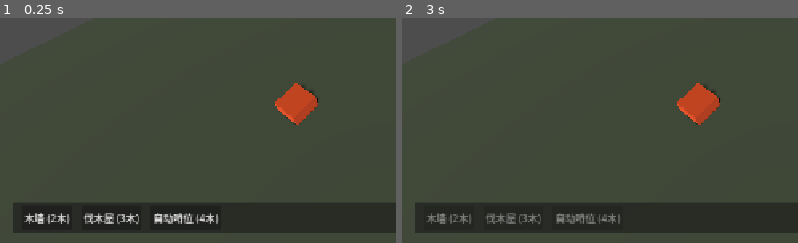
Above: before the commit, frames 1-2 (left to right).
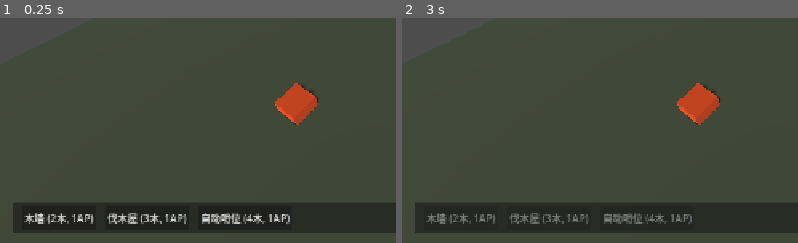
Above: after the commit, the same moments.

Repository: kcokz/dino-td
Game: Godot game, scene res://scenes/Main.tscn
Two runs of this game, one before a commit and one after it. Both use one fixed random seed, a clock stepped at 60 frames per second and the inputs below.
Inputs:
- Up to frame 1 (0.25 s): no input
- Up to frame 2 (3 s): click "木墙 (2木)" (after the commit: "木墙 (2木, 1AP)") at 0.5 s; click "伐木屋 (3木)" (after the commit: "伐木屋 (3木, 1AP)") at 1.25 s; click "自动哨位 (4木)" (after the commit: "自动哨位 (4木, 1AP)") at 2 s; click "结束行动" at 2.75 s
The pictures show only the part of the screen within x 0-50%, y 50-100%; the shares and areas given below are measured in that part.

The runs differ from the first frame. In frame 1, 1.6% of the frame differs, in the area x 16-74%, y 86-92%; in frame 2, 1.2%.

Commit message:
feat: continuous placement, AP cost labels with hints, and dino anti-overlap separation

Diff:
--- a/scenes/ui/HUD.tscn
+++ b/scenes/ui/HUD.tscn
@@ -23,6 +23,22 @@
 offset_right = -20.0
 offset_bottom = 55.0
 grow_horizontal = 2
+
+[node name="HintLabel" type="Label" parent="Root"]
+visible = false
+layout_mode = 1
+anchors_preset = 5
+anchor_left = 0.5
+anchor_right = 0.5
+offset_left = -300.0
+offset_top = 70.0
+offset_right = 300.0
+offset_bottom = 105.0
+grow_horizontal = 2
+theme_override_colors/font_color = Color(1, 0.85, 0.25, 1)
+theme_override_font_sizes/font_size = 18
+text = "提示信息"
+horizontal_alignment = 1
 
 [node name="MarginContainer" type="MarginContainer" parent="Root/TopBar"]
 layout_mode = 2
--- a/scripts/core/Main.gd
+++ b/scripts/core/Main.gd
@@ -159,6 +159,14 @@
 			hud.build_requested.connect(on_build_selected)
 		if not hud.restart_requested.is_connected(restart_game):
 			hud.restart_requested.connect(restart_game)
+	var eb = _get_event_bus()
+	if eb and eb.has_signal("phase_changed"):
+		if not eb.phase_changed.is_connected(_on_phase_changed):
+			eb.phase_changed.connect(_on_phase_changed)
+
+func _on_phase_changed(phase: int) -> void:
+	if phase != 0:
+		cancel_building_selection()
 
 # ==============================================================================
 # Entity Setup & Placement
@@ -240,17 +248,78 @@
 func on_build_selected(type_id: String) -> void:
 	current_build_type = type_id
 
+func cancel_building_selection() -> void:
+	current_build_type = ""
+	if hud and is_instance_valid(hud) and hud.has_method("deselect_build"):
+		hud.deselect_build()
+
+func _can_afford_building(type_id: String) -> bool:
+	if type_id.is_empty():
+		return false
+	var gs = _get_game_state()
+	var cfg = _get_config()
+	if gs == null or cfg == null:
+		return false
+	if not ("BUILDINGS" in cfg) or not cfg.BUILDINGS.has(type_id):
+		return false
+	var b_data: Dictionary = cfg.BUILDINGS[type_id]
+	var ap_cost: int = int(b_data.get("ap_cost", 1))
+	var cost: Dictionary = b_data.get("cost", {})
+	return gs.can_spend_ap(ap_cost) and gs.can_afford(cost)
+
 func _unhandled_input(event: InputEvent) -> void:
-	if current_build_type == "" or camera == null or grid_manager == null or build_system == null:
+	if camera == null or grid_manager == null or build_system == null:
+		return
+
+	# Right-click or ESC to cancel current building selection
+	if current_build_type != "":
+		if event is InputEventMouseButton and event.pressed and event.button_index == MOUSE_BUTTON_RIGHT:
+			cancel_building_selection()
+			get_viewport().set_input_as_handled()
+			return
+		if event is InputEventKey and event.pressed and event.keycode == KEY_ESCAPE:
+			cancel_building_selection()
+			get_viewport().set_input_as_handled()
+			return
+
+	if current_build_type == "":
 		return
 
 	if event is InputEventMouseButton and event.pressed and event.button_index == MOUSE_BUTTON_LEFT:
 		var hit_pos = _raycast_ground(event.position)
 		if hit_pos != null:
 			var cell = grid_manager.world_to_cell(hit_pos)
+			if grid_manager.has_method("is_cell_occupied") and grid_manager.is_cell_occupied(cell):
+				if hud and is_instance_valid(hud) and hud.has_method("show_hint"):
+					hud.show_hint("该地块已被占用！")
+				return
+
 			var placed = build_system.place_building(current_build_type, cell, buildings_container)
 			if placed != null:
-				current_build_type = ""
+				# Continuous Placement: keep mode if player can afford another one
+				if not _can_afford_building(current_build_type):
+					cancel_building_selection()
+					var gs = _get_game_state()
+					if gs and gs.current_ap <= 0:
+						if hud and is_instance_valid(hud) and hud.has_method("show_hint"):
+							hud.show_hint("行动点已耗尽 (0 AP)！请点击【结束行动】推进回合")
+			else:
+				# Placement rejected by BuildSystem: provide user guidance
+				var gs = _get_game_state()
+				var cfg = _get_config()
+				if gs and cfg and cfg.BUILDINGS.has(current_build_type):
+					var b_data: Dictionary = cfg.BUILDINGS[current_build_type]
+					var ap_cost: int = int(b_data.get("ap_cost", 1))
+					var cost: Dictionary = b_data.get("cost", {})
+					if not gs.can_spend_ap(ap_cost):
+						if hud and is_instance_valid(hud) and hud.has_method("show_hint"):
+							hud.show_hint("行动点不足 (%d AP)！请点击【结束行动】推进回合并恢复 AP" % gs.current_ap)
+					elif not gs.can_afford(cost):
+						if hud and is_instance_valid(hud) and hud.has_method("show_hint"):
+							hud.show_hint("资源不足，无法建造！")
+					elif "current_phase" in gs and int(gs.current_phase) != 0:
+						if hud and is_instance_valid(hud) and hud.has_method("show_hint"):
+							hud.show_hint("非规划阶段，无法建造！")
 
 func _raycast_ground(screen_pos: Vector2) -> Variant:
 	if camera == null or not is_inside_tree():
@@ -285,7 +354,7 @@
 
 ## Completely restores pristine starting game state without reloading scene.
 func restart_game() -> void:
-	current_build_type = ""
+	cancel_building_selection()
 
 	# 1. Reset GameState (AP, resources, multipliers, wave, phase, game_over flag)
 	var gs = _get_game_state()
--- a/scripts/entities/Dino.gd
+++ b/scripts/entities/Dino.gd
@@ -184,6 +184,8 @@
 		State.ATTACKING:
 			_process_attacking(delta)
 
+	_apply_dino_separation(delta)
+
 ## Advances along waypoints. Checks for obstacles and Core arrival.
 func advance_towards_waypoint(delta: float) -> void:
 	if is_dead or current_state == State.DEAD:
@@ -227,8 +229,9 @@
 		look_at(global_position + dir, Vector3.UP)
 
 	global_position += velocity * delta
-
-func _process_attacking(_delta: float) -> void:
+	_apply_dino_separation(delta)
+
+func _process_attacking(delta: float) -> void:
 	velocity = Vector3.ZERO
 
 	# Verify target validity
@@ -239,6 +242,51 @@
 			current_target = next_obstacle
 		else:
 			on_obstacle_cleared()
+
+	if delta > 0.0:
+		_apply_dino_separation(delta)
+
+## Soft flocking separation to prevent dinosaur cubes from penetrating or overlapping each other.
+func _apply_dino_separation(delta: float) -> void:
+	if not is_inside_tree() or is_dead or current_state == State.DEAD:
+		return
+	if delta <= 0.0:
+		return
+	var dinos = get_tree().get_nodes_in_group("dinos")
+	if dinos.size() <= 1:
+		return
+
+	var min_dist: float = 0.85 # Raptor body box is 0.8 x 0.8 x 0.8
+	var total_push: Vector3 = Vector3.ZERO
+
+	for other in dinos:
+		if other == self or not is_instance_valid(other) or not (other is Node3D):
+			continue
+		if not other.is_inside_tree():
+			continue
+		if "is_dead" in other and other.is_dead:
+			continue
+		if "current_state" in other and other.current_state == State.DEAD:
+			continue
+
+		var diff: Vector3 = global_position - other.global_position
+		diff.y = 0.0
+		var dist_sq: float = diff.length_squared()
+		if dist_sq < min_dist * min_dist:
+			var dist: float = sqrt(dist_sq)
+			if dist > 0.001:
+				var push_mag: float = (min_dist - dist)
+				total_push += (diff / dist) * push_mag
+			else:
+				# Perfectly coincident: deterministic lateral displacement by instance ID
+				var side: float = 1.0 if get_instance_id() > other.get_instance_id() else -1.0
+				total_push += Vector3(side * 0.45, 0.0, 0.0)
+
+	if total_push.length_squared() > 0.0001:
+		var push_rate: float = maxf(speed * 2.0, 5.0)
+		var max_step: float = push_rate * delta
+		var push_step: Vector3 = total_push.normalized() * minf(total_push.length(), max_step)
+		global_position += push_step
 
 func check_obstacle() -> Node:
 	if raycast == null or not is_instance_valid(raycast):
--- a/scripts/ui/HUD.gd
+++ b/scripts/ui/HUD.gd
@@ -34,6 +34,8 @@
 var details_label: Label = null
 var restart_btn: Button = null
 
+var hint_label: Label = null
+var _hint_timer: Timer = null
 var selected_build_type: String = ""
 
 # ==============================================================================
@@ -160,17 +162,38 @@
 		restart_btn.pressed.connect(_on_restart_pressed)
 
 func _on_tower_btn_pressed() -> void:
-	select_build_type("tower")
+	if selected_build_type == "tower":
+		deselect_build()
+	else:
+		_check_ap_hint()
+		select_build_type("tower")
 
 func _on_wall_btn_pressed() -> void:
-	select_build_type("wall")
+	if selected_build_type == "wall":
+		deselect_build()
+	else:
+		_check_ap_hint()
+		select_build_type("wall")
 
 func _on_lumber_btn_pressed() -> void:
-	select_build_type("lumber_hut")
+	if selected_build_type == "lumber_hut":
+		deselect_build()
+	else:
+		_check_ap_hint()
+		select_build_type("lumber_hut")
+
+func _check_ap_hint() -> void:
+	var gs = _get_game_state()
+	if gs and "current_ap" in gs and gs.current_ap <= 0:
+		show_hint("行动点不足 (0 AP)！请点击【结束行动】推进回合并恢复 AP")
 
 func select_build_type(type_id: String) -> void:
 	selected_build_type = type_id
 	build_requested.emit(type_id)
+
+func deselect_build() -> void:
+	selected_build_type = ""
+	build_requested.emit("")
 
 func _on_end_action_pressed() -> void:
 	end_action_clicked.emit()
@@ -228,19 +251,40 @@
 		var wall_data: Dictionary = cfg.BUILDINGS["wall"]
 		var wall_name: String = wall_data.get("name", "木墙")
 		var wall_cost: int = int(wall_data.get("cost", {}).get("wood", 2))
-		build_wall_btn.text = "%s (%d木)" % [wall_name, wall_cost]
+		var wall_ap: int = int(wall_data.get("ap_cost", 1))
+		build_wall_btn.text = "%s (%d木, %dAP)" % [wall_name, wall_cost, wall_ap]
 
 	if build_lumber_btn and cfg.BUILDINGS.has("lumber_hut"):
 		var lumber_data: Dictionary = cfg.BUILDINGS["lumber_hut"]
 		var lumber_name: String = lumber_data.get("name", "伐木屋")
 		var lumber_cost: int = int(lumber_data.get("cost", {}).get("wood", 3))
-		build_lumber_btn.text = "%s (%d木)" % [lumber_name, lumber_cost]
+		var lumber_ap: int = int(lumber_data.get("ap_cost", 1))
+		build_lumber_btn.text = "%s (%d木, %dAP)" % [lumber_name, lumber_cost, lumber_ap]
 
 	if build_tower_btn and cfg.BUILDINGS.has("tower"):
 		var tower_data: Dictionary = cfg.BUILDINGS["tower"]
 		var tower_name: String = tower_data.get("name", "自动哨位")
 		var tower_cost: int = int(tower_data.get("cost", {}).get("wood", 4))
-		build_tower_btn.text = "%s (%d木)" % [tower_name, tower_cost]
+		var tower_ap: int = int(tower_data.get("ap_cost", 1))
+		build_tower_btn.text = "%s (%d木, %dAP)" % [tower_name, tower_cost, tower_ap]
+
+func show_hint(msg: String, duration: float = 2.5) -> void:
+	if hint_label == null:
+		_ensure_ui_components()
+	if hint_label == null:
+		return
+	hint_label.text = msg
+	hint_label.visible = true
+	if _hint_timer == null or not is_instance_valid(_hint_timer):
+		_hint_timer = Timer.new()
+		_hint_timer.name = "HintTimer"
+		_hint_timer.one_shot = true
+		_hint_timer.timeout.connect(func(): if hint_label and is_instance_valid(hint_label): hint_label.visible = false)
+		add_child(_hint_timer)
+	_hint_timer.start(duration)
+
+func get_hint_text() -> String:
+	return hint_label.text if (hint_label and hint_label.visible) else ""
 
 func _set_action_buttons_enabled(enabled: bool) -> void:
 	if build_tower_btn: build_tower_btn.disabled = not enabled
@@ -303,6 +347,7 @@
 	wave_label = find_child("WaveLabel", true, false) as Label
 	core_hp_label = find_child("CoreHPLabel", true, false) as Label
 	phase_label = find_child("PhaseLabel", true, false) as Label
+	hint_label = find_child("HintLabel", true, false) as Label
 
 	build_tower_btn = find_child("BuildTowerBtn", true, false) as Button
 	build_wall_btn = find_child("BuildWallBtn", true, false) as Button
@@ -357,6 +402,15 @@
 		phase_label.name = "PhaseLabel"
 		root_control.add_child(phase_label)
 
+	if hint_label == null:
+		hint_label = Label.new()
+		hint_label.name = "HintLabel"
+		hint_label.visible = false
+		hint_label.horizontal_alignment = HORIZONTAL_ALIGNMENT_CENTER
+		hint_label.set_anchors_preset(Control.PRESET_CENTER_TOP)
+		hint_label.position = Vector2(0, 70)
+		root_control.add_child(hint_label)
+
 	if build_tower_btn == null:
 		build_tower_btn = Button.new()
 		build_tower_btn.name = "BuildTowerBtn"
--- a/tests/test_gameplay_fixes.gd
+++ b/tests/test_gameplay_fixes.gd
@@ -183,3 +183,108 @@
 
 	# It must still be in PLAN phase, not pushed to ATTACK
 	assert_eq(game_state_node.current_phase, 0, "Phase must remain in PLAN (0) without ghost advance")
+
+# ==============================================================================
+# 5. Continuous Placement, Cancellation & AP Feedback Tests
+# ==============================================================================
+
+func test_07_hud_displays_ap_cost_on_building_buttons() -> void:
+	assert_not_null(main_scene_packed, "Main.tscn must exist and load")
+	var main_inst = main_scene_packed.instantiate()
+	_cleanup_nodes.append(main_inst)
+	tree.root.add_child(main_inst)
+
+	var hud = main_inst.find_child("HUD", true, false)
+	assert_not_null(hud, "HUD must exist in Main")
+	assert_true(hud.build_wall_btn.text.contains("1AP"), "BuildWallBtn should display 1AP cost")
+	assert_true(hud.build_lumber_btn.text.contains("1AP"), "BuildLumberHutBtn should display 1AP cost")
+	assert_true(hud.build_tower_btn.text.contains("1AP"), "BuildTowerBtn should display 1AP cost")
+
+func test_08_continuous_building_placement_until_ap_exhausted() -> void:
+	assert_not_null(main_scene_packed, "Main.tscn must exist and load")
+	var main_inst = main_scene_packed.instantiate()
+	_cleanup_nodes.append(main_inst)
+	tree.root.add_child(main_inst)
+
+	game_state_node.reset_game()
+	assert_eq(game_state_node.current_ap, 3, "Starting AP must be 3")
+
+	# Select wall
+	main_inst.on_build_selected("wall")
+	assert_eq(main_inst.current_build_type, "wall", "Selected build type is wall")
+
+	# Place wall 1 at cell (1, -1)
+	var cell1 = Vector2i(1, -1)
+	var placed1 = main_inst.build_system.place_building("wall", cell1, main_inst.buildings_container)
+	assert_not_null(placed1, "Wall 1 placed successfully")
+	if not main_inst._can_afford_building(main_inst.current_build_type):
+		main_inst.cancel_building_selection()
+	assert_eq(main_inst.current_build_type, "wall", "Selection persists after Wall 1 (AP=2)")
+
+	# Place wall 2 at cell (1, -2)
+	var cell2 = Vector2i(1, -2)
+	var placed2 = main_inst.build_system.place_building("wall", cell2, main_inst.buildings_container)
+	assert_not_null(placed2, "Wall 2 placed successfully")
+	if not main_inst._can_afford_building(main_inst.current_build_type):
+		main_inst.cancel_building_selection()
+	assert_eq(main_inst.current_build_type, "wall", "Selection persists after Wall 2 (AP=1)")
+
+	# Place wall 3 at cell (1, -3)
+	var cell3 = Vector2i(1, -3)
+	var placed3 = main_inst.build_system.place_building("wall", cell3, main_inst.buildings_container)
+	assert_not_null(placed3, "Wall 3 placed successfully")
+	if not main_inst._can_afford_building(main_inst.current_build_type):
+		main_inst.cancel_building_selection()
+	assert_eq(game_state_node.current_ap, 0, "AP is now 0")
+	assert_eq(main_inst.current_build_type, "", "Build selection automatically exits when AP is exhausted")
+
+func test_09_cancel_building_selection_and_hud_hint() -> void:
+	assert_not_null(main_scene_packed, "Main.tscn must exist and load")
+	var main_inst = main_scene_packed.instantiate()
+	_cleanup_nodes.append(main_inst)
+	tree.root.add_child(main_inst)
+
+	var hud = main_inst.find_child("HUD", true, false)
+	assert_not_null(hud, "HUD must exist")
+
+	main_inst.on_build_selected("tower")
+	assert_eq(main_inst.current_build_type, "tower", "Tower selected")
+
+	# Cancel via helper
+	main_inst.cancel_building_selection()
+	assert_eq(main_inst.current_build_type, "", "Build type cleared after cancel")
+	assert_eq(hud.selected_build_type, "", "HUD selection cleared after cancel")
+
+	# Test hint message display
+	hud.show_hint("测试提示信息", 1.0)
+	assert_eq(hud.get_hint_text(), "测试提示信息", "Hint text matches")
+	assert_true(hud.hint_label.visible, "HintLabel is visible")
+
+# ==============================================================================
+# 6. Dinosaur Anti-Overlap Soft Separation Tests
+# ==============================================================================
+
+func test_10_dinosaurs_maintain_separation_without_overlapping() -> void:
+	assert_not_null(dino_script, "Dino script must exist")
+
+	var dino1 = dino_script.new("raptor")
+	var dino2 = dino_script.new("raptor")
+	_cleanup_nodes.append(dino1)
+	_cleanup_nodes.append(dino2)
+
+	tree.root.add_child(dino1)
+	tree.root.add_child(dino2)
+
+	# Spawn both dinos at the exact same location
+	dino1.global_position = Vector3(1.0, 0.0, -5.0)
+	dino2.global_position = Vector3(1.0, 0.0, -5.0)
+
+	await wait_frames(1)
+
+	# Run a few physics steps of separation
+	for i in range(10):
+		dino1._apply_dino_separation(0.05)
+		dino2._apply_dino_separation(0.05)
+
+	var final_dist: float = dino1.global_position.distance_to(dino2.global_position)
+	assert_true(final_dist >= 0.8, "Dinos must be pushed apart to at least 0.8m distance (got %f)" % final_dist)
Not shown, added: tests/test_gameplay_fixes.gd.uid
